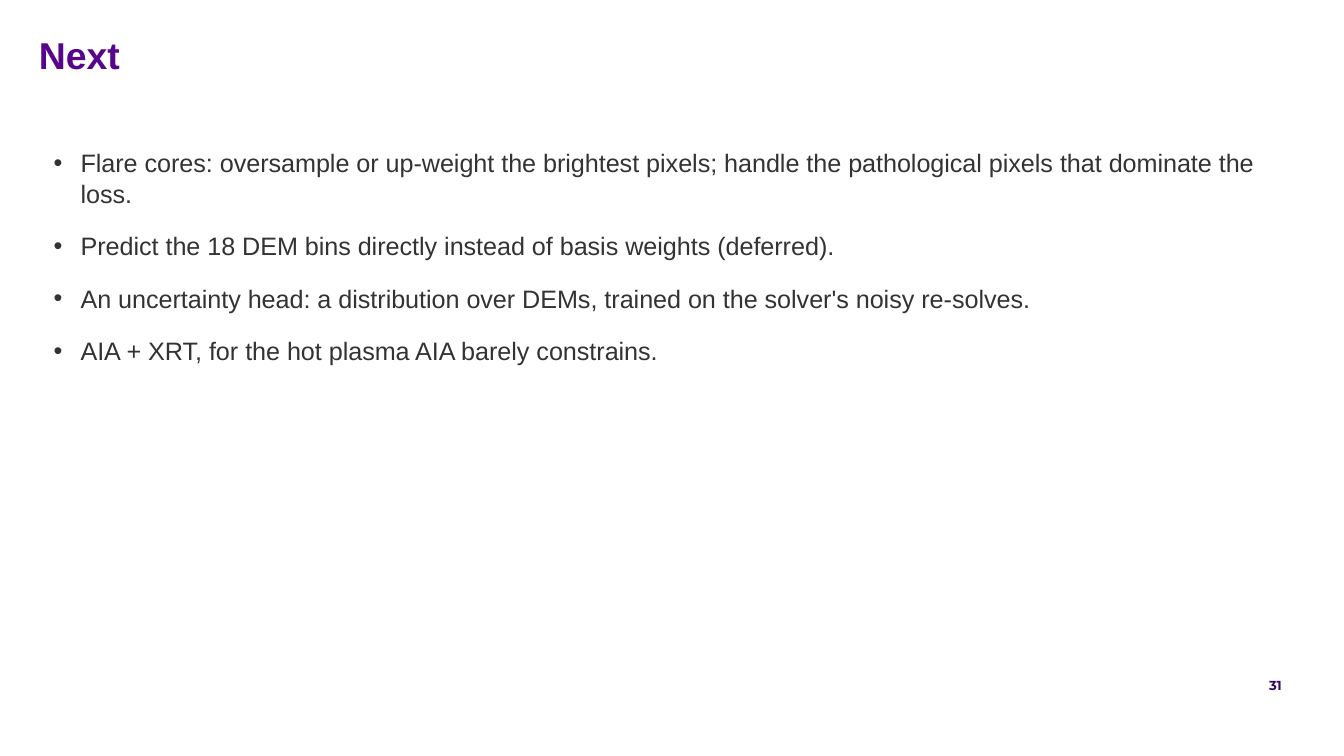
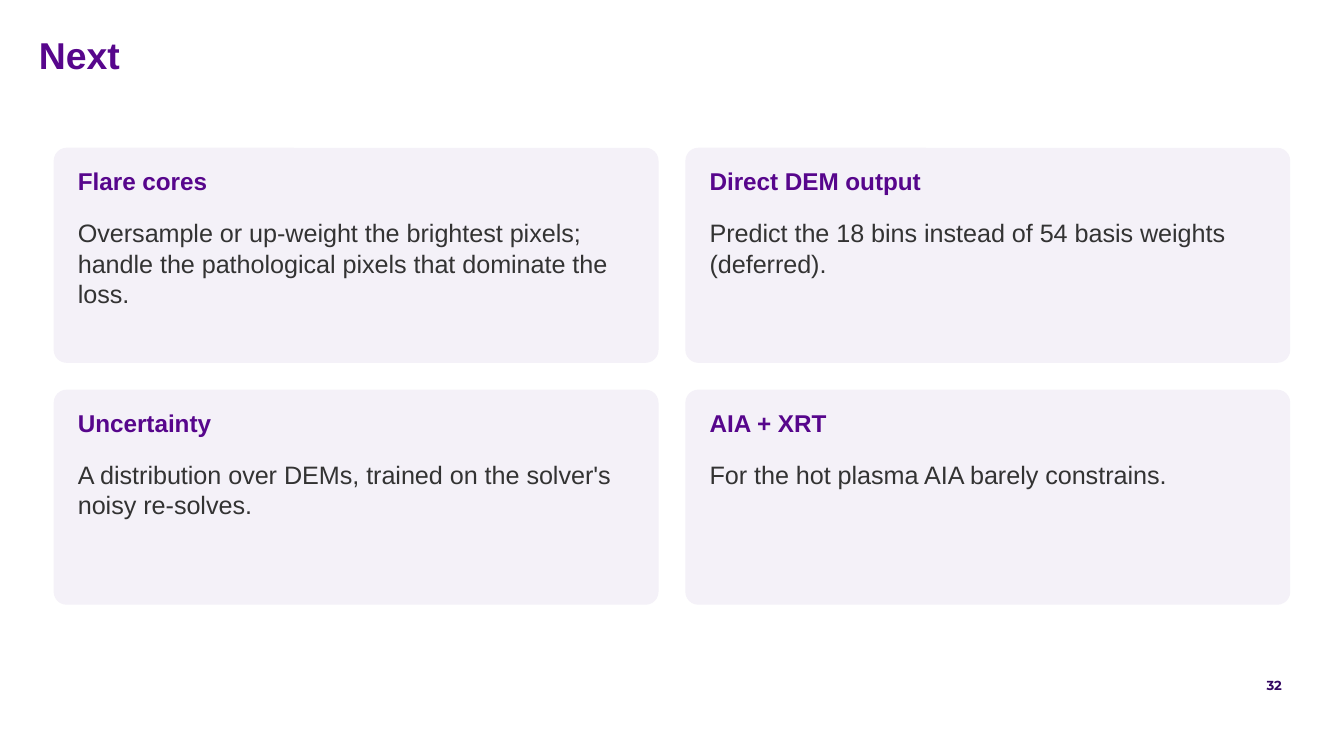
Before and after one commit to FruitPnchSamuraiG/solar-dem-inversion, a slide deck: slide 32 of slides/DEM_deck_v2.pptx (slide 31 before the commit). Drawn at 1344x756 pixels with LibreOffice and Linux fonts; fonts in the diff are those of the drawing; background and template pictures are left out. Boxes give left, top, right and bottom in pixels: in the first picture for what was removed or moved away, otherwise in the second. Text is boxed around its words. In the diff, an @@ line names an element or a change of style, - is before the commit and + after.

Commit message:
slides: summary up front, divider questions, visuals for text-only slides
Adds an 'In one slide' summary after the title, a one-line question under
each Part divider, a test-block diagram on the scoring slide, card layouts
for lessons and next steps, and a closing 'For discussion' slide. The
schema check now lives in slides/check_schema.py.

```diff
--- a/slides/DEM_deck_v2.pptx
+++ b/slides/DEM_deck_v2.pptx
@@ rounded rectangle added at (x1=54, y1=148, x2=659, y2=363), fill #F4F1F8 @@
@@ rounded rectangle added at (x1=685, y1=148, x2=1290, y2=363), fill #F4F1F8 @@
@@ text added at (x1=78, y1=172, x2=207, y2=191), 13 pt, text #57068C, bold @@
+Flare cores
@@ text removed at (x1=81, y1=153, x2=1254, y2=366) @@
-• Flare cores: oversample or up-weight the brightest pixels; handle the pathological pixels that dominate the loss.
-• Predict the 18 DEM bins directly instead of basis weights (deferred).
-• An uncertainty head: a distribution over DEMs, trained on the solver's noisy re-solves.
-• AIA + XRT, for the hot plasma AIA barely constrains.
@@ text added at (x1=710, y1=172, x2=920, y2=195), 13 pt, text #57068C, bold @@
+Direct DEM output
@@ text added at (x1=78, y1=223, x2=607, y2=304), 13.5 pt, text #333333 @@
+Oversample or up-weight the brightest pixels; handle the pathological pixels that dominate the loss.
@@ text added at (x1=710, y1=223, x2=1225, y2=278), 13.5 pt, text #333333 @@
+Predict the 18 bins instead of 54 basis weights (deferred).
@@ rounded rectangle added at (x1=54, y1=390, x2=659, y2=605), fill #F4F1F8 @@
@@ text added at (x1=78, y1=414, x2=211, y2=437), 13 pt, text #57068C, bold @@
+Uncertainty
@@ rounded rectangle added at (x1=685, y1=390, x2=1290, y2=605), fill #F4F1F8 @@
@@ text added at (x1=710, y1=415, x2=826, y2=432), 13 pt, text #57068C, bold @@
+AIA + XRT
@@ text added at (x1=78, y1=465, x2=611, y2=519), 13.5 pt, text #333333 @@
+A distribution over DEMs, trained on the solver's noisy re-solves.
@@ text added at (x1=710, y1=465, x2=1166, y2=490), 13.5 pt, text #333333 @@
+For the hot plasma AIA barely constrains.
@@ page number at (x1=1267, y1=680, x2=1282, y2=690): text changed @@
-31
+32
```
Also in this commit, not shown: 9 other slides changed, 3 slides added, 1 slide removed, 5 other files.
